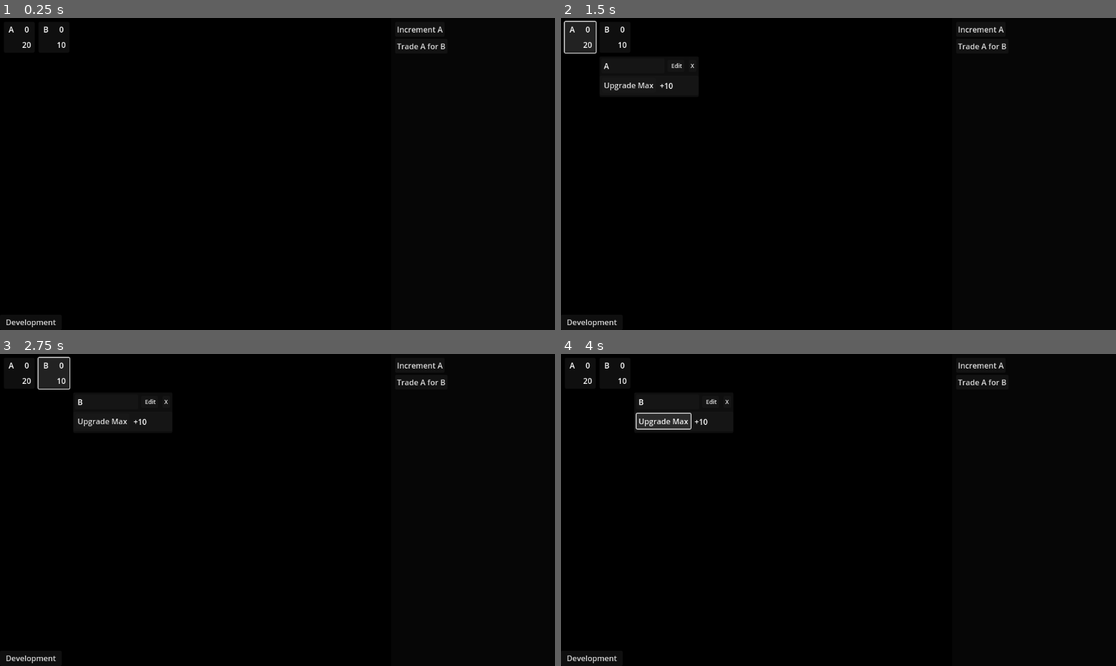
Above: before the commit, frames 1-4 (two rows, left to right).
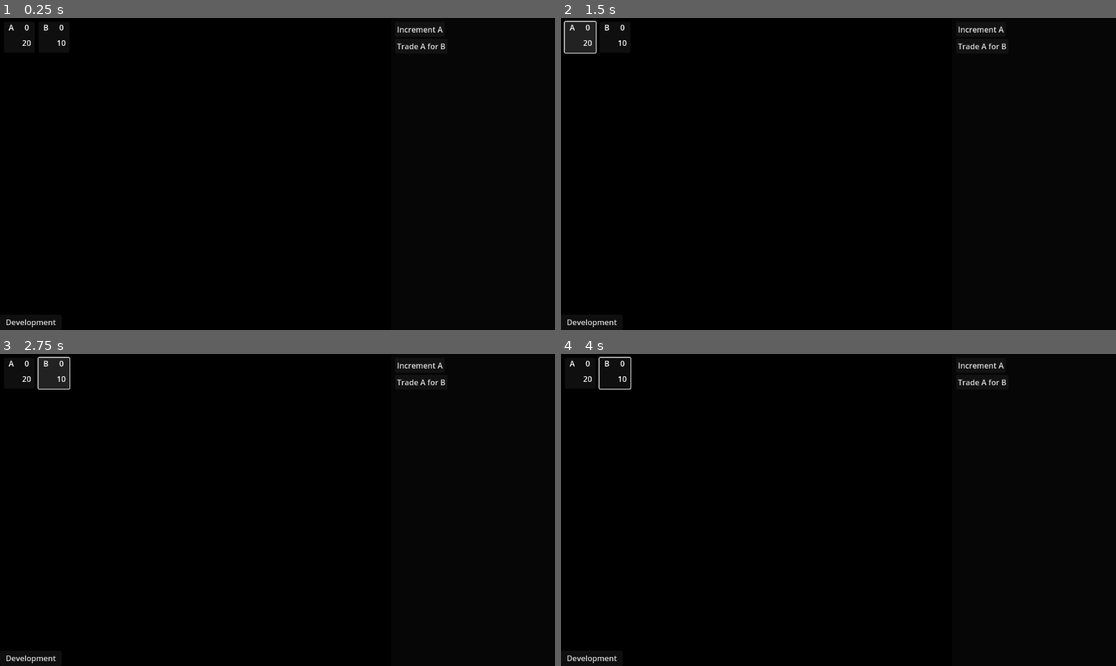
Above: after the commit, the same moments.

Repository: Carth501/The-Big-Grid
Game: Godot game, scene res://scenes/Game.tscn
Same seed, same stepped clock (60 frames per second), same inputs: the game is played once before the commit and once after it.
Inputs (mouse positions are in pixels of both pictures, inside the frame that each line leads up to):
- Up to frame 1 (0.25 s): no input
- Up to frame 2 (1.5 s): click (577, 36) at 0.52 s; click (577, 36) at 1.25 s, where only the run after the commit has a clickable "[center]A[center]"
- Up to frame 3 (2.75 s): click (55, 372) at 2 s, where only the run after the commit has a clickable "[center]B[center]"
- Up to frame 4 (4 s): click (710, 400) at 2.75 s, where only the run before the commit has a clickable "Edit"; click (660, 422) at 3.5 s, where only the run before the commit has a clickable "Upgrade Max"

The runs differ from the first frame. In frame 1, 0.1% of the frame differs, in the area x 1-12%, y 2-10%; in frame 2, 0.3%; in frame 3, 0.3%; in frame 4, 0.9%, in the area x 1-31%, y 0-25%.

Commit message:
rework resource bucket

Diff:
--- /dev/null
+++ b/scenes/CostPopup.tscn
@@ -0,0 +1,39 @@
+[gd_scene load_steps=2 format=3 uid="uid://bgf1kmgn4rf8w"]
+
+[ext_resource type="Script" path="res://scripts/cost_popup.gd" id="1_v0oyc"]
+
+[node name="CostPopup" type="Control"]
+layout_mode = 3
+anchors_preset = 0
+offset_right = 40.0
+offset_bottom = 40.0
+script = ExtResource("1_v0oyc")
+
+[node name="PanelContainer" type="PanelContainer" parent="."]
+layout_mode = 0
+offset_right = 80.0
+
+[node name="VBoxContainer" type="VBoxContainer" parent="PanelContainer"]
+layout_mode = 2
+theme_override_constants/separation = 20
+
+[node name="Control" type="Control" parent="PanelContainer/VBoxContainer"]
+layout_mode = 2
+
+[node name="Label" type="Label" parent="PanelContainer/VBoxContainer/Control"]
+layout_mode = 0
+offset_right = 40.0
+offset_bottom = 23.0
+text = "A"
+horizontal_alignment = 1
+vertical_alignment = 1
+
+[node name="Label2" type="Label" parent="PanelContainer/VBoxContainer/Control"]
+layout_mode = 0
+offset_left = 40.0
+offset_right = 80.0
+offset_bottom = 23.0
+text = "20
+"
+horizontal_alignment = 1
+vertical_alignment = 1
--- /dev/null
+++ b/scenes/Resource_Stack.tscn
@@ -0,0 +1,53 @@
+[gd_scene load_steps=2 format=3 uid="uid://did1s0tb5cpq1"]
+
+[ext_resource type="Script" path="res://scripts/resource.gd" id="1_qgdif"]
+
+[node name="ResourceStack" type="Control" node_paths=PackedStringArray("name_label", "value_label", "max_label")]
+layout_mode = 3
+anchors_preset = 15
+anchor_right = 1.0
+anchor_bottom = 1.0
+grow_horizontal = 2
+grow_vertical = 2
+script = ExtResource("1_qgdif")
+name_label = NodePath("Button/Name")
+value_label = NodePath("Button/Count")
+max_label = NodePath("Button/Max")
+
+[node name="Button" type="Button" parent="."]
+layout_mode = 0
+offset_right = 64.0
+offset_bottom = 64.0
+
+[node name="Name" type="RichTextLabel" parent="Button"]
+layout_mode = 0
+offset_right = 32.0
+offset_bottom = 32.0
+mouse_filter = 2
+bbcode_enabled = true
+fit_content = true
+
+[node name="Count" type="RichTextLabel" parent="Button"]
+offset_left = 32.0
+offset_right = 64.0
+offset_bottom = 32.0
+mouse_filter = 2
+bbcode_enabled = true
+fit_content = true
+
+[node name="Max" type="RichTextLabel" parent="Button"]
+offset_left = 32.0
+offset_top = 32.0
+offset_right = 64.0
+offset_bottom = 64.0
+mouse_filter = 2
+bbcode_enabled = true
+fit_content = true
+
+[node name="Delta" type="RichTextLabel" parent="Button"]
+offset_top = 32.0
+offset_right = 32.0
+offset_bottom = 64.0
+mouse_filter = 2
+bbcode_enabled = true
+fit_content = true
--- a/scenes/resource.tscn
+++ /dev/null
@@ -1,45 +0,0 @@
-[gd_scene load_steps=2 format=3 uid="uid://bdg8xixtdcs6x"]
-
-[ext_resource type="Script" path="res://scripts/resource.gd" id="1_bdhf5"]
-
-[node name="Resource" type="Control" node_paths=PackedStringArray("name_label", "value_label", "max_label")]
-layout_mode = 3
-anchors_preset = 0
-script = ExtResource("1_bdhf5")
-name_label = NodePath("Name")
-value_label = NodePath("Value")
-max_label = NodePath("Max")
-
-[node name="Button" type="Button" parent="."]
-layout_mode = 0
-offset_right = 64.0
-offset_bottom = 64.0
-text_overrun_behavior = 1
-clip_text = true
-icon_alignment = 1
-
-[node name="Name" type="Label" parent="."]
-layout_mode = 0
-offset_right = 32.0
-offset_bottom = 32.0
-horizontal_alignment = 1
-vertical_alignment = 1
-
-[node name="Value" type="Label" parent="."]
-layout_mode = 0
-offset_left = 32.0
-offset_right = 64.0
-offset_bottom = 32.0
-horizontal_alignment = 1
-vertical_alignment = 1
-
-[node name="Max" type="Label" parent="."]
-layout_mode = 0
-offset_left = 32.0
-offset_top = 32.0
-offset_right = 64.0
-offset_bottom = 64.0
-horizontal_alignment = 1
-vertical_alignment = 1
-
-[connection signal="pressed" from="Button" to="." method="open_popup"]
--- a/scenes/resource_popup.tscn
+++ b/scenes/resource_popup.tscn
@@ -43,19 +43,17 @@
 offset_right = 135.0
 offset_bottom = 35.0
 
-[node name="NameLabel" type="Label" parent="Panel/Panel"]
+[node name="NameLabel" type="LineEdit" parent="Panel/Panel"]
 layout_mode = 1
 anchors_preset = 4
 anchor_top = 0.5
 anchor_bottom = 0.5
-offset_left = 5.0
-offset_top = -11.5
-offset_right = 16.0
-offset_bottom = 11.5
+offset_top = -15.5
+offset_right = 131.0
+offset_bottom = 15.5
 grow_vertical = 2
 text = "A
 "
-vertical_alignment = 1
 
 [node name="Button" type="Button" parent="Panel/Panel"]
 layout_mode = 1
--- /dev/null
+++ b/scripts/cost_popup.gd
@@ -0,0 +1 @@
+class_name cost_popup extends Control
--- a/scripts/resource.gd
+++ b/scripts/resource.gd
@@ -6,15 +6,16 @@
 var max_increment := 10
 var max_upgrade_count := 0
 var max_increase_base_cost : Dictionary
-@export var name_label : Label
-@export var value_label : Label
-@export var max_label : Label
+@export var name_label : RichTextLabel
+@export var value_label : RichTextLabel
+@export var max_label : RichTextLabel
 var _resource_popup : resource_popup
 
 func set_id(new_id: String):
 	id = new_id
 	if(NameTranslatorSingle.translation_data.has(id)):
-		name_label.text = NameTranslatorSingle.translation_data[id]
+		var resource_name = NameTranslatorSingle.translation_data[id]
+		name_label.text = str("[center]", resource_name, "[center]")
 	else:
 		name_label.text = str("missing ", id)
 	if(ResourceDefsSingle.data.has(id)):
@@ -39,10 +40,10 @@
 	update_value()
 
 func update_value():
-	value_label.text = str(value)
+	value_label.text = str("[center]", value, "[center]")
 
 func update_max():
-	max_label.text = str(v_max)
+	max_label.text = str("[center]", v_max, "[center]")
 
 func set_resource_popup(popup : resource_popup):
 	_resource_popup = popup
--- a/scripts/resource_pile.gd
+++ b/scripts/resource_pile.gd
@@ -4,7 +4,7 @@
 @export var resource_grid : GridContainer
 @export var _resource_popup : resource_popup
 var resource_bins := {}
-@onready var resource_pack = preload("res://scenes/resource.tscn")
+@onready var resource_pack = preload("res://scenes/Resource_Stack.tscn")
 
 func _ready():
 	add_resource("A")
--- a/scripts/resource_popup.gd
+++ b/scripts/resource_popup.gd
@@ -3,7 +3,7 @@
 @export var resources : resource_pile
 var active_resource : resource
 @export var close_button : Button
-@export var name_label : Label
+@export var name_label : LineEdit
 @export var name_edit_button : Button
 @export var upgrade_max_button : Button
 @export var upgrade_max_cost_label : Label
